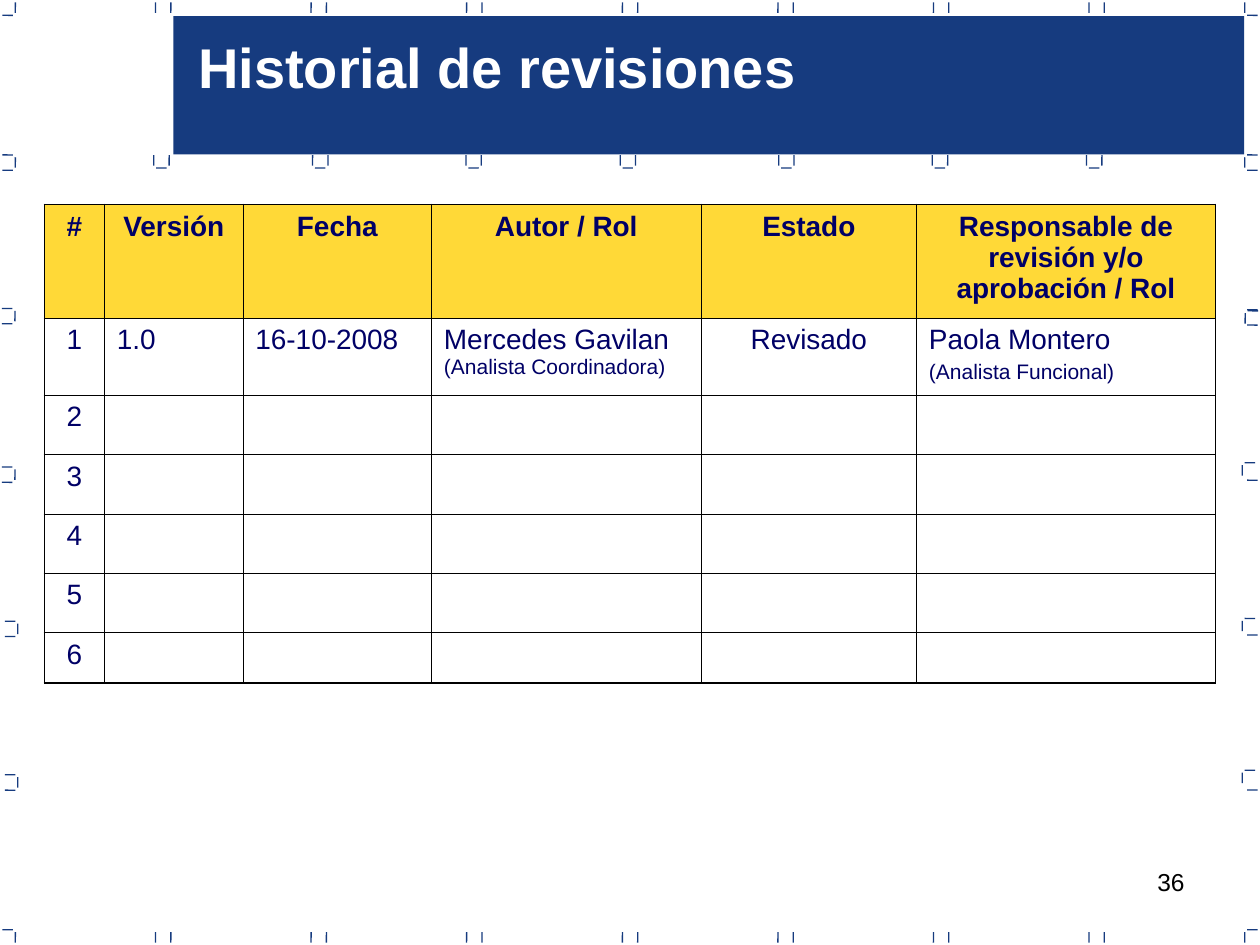
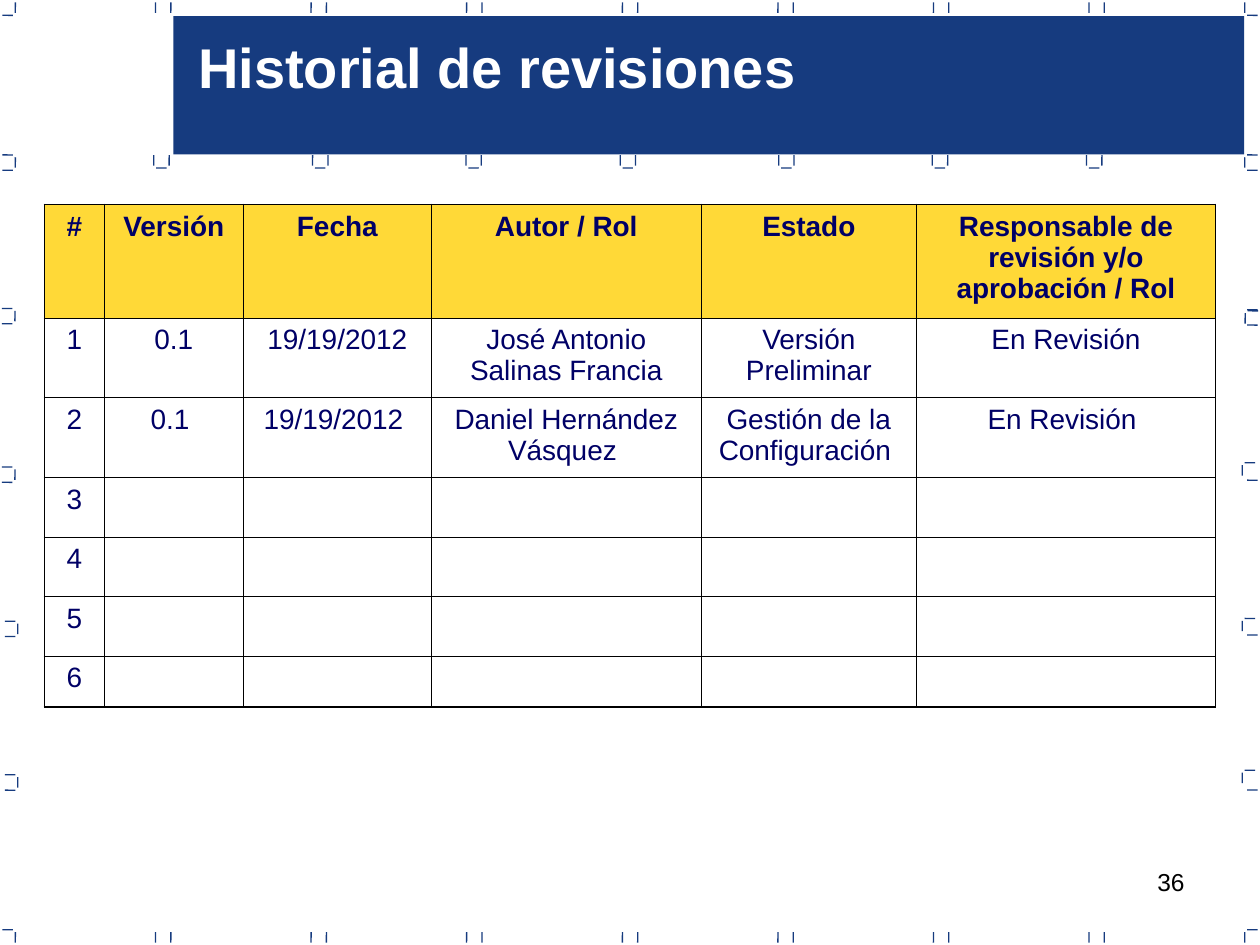
Before and after one commit to joansafr/Dev90PlusPlus, a slide deck: slide 36 of Area PP_PMC/7.0.1.23 Proceso de gestion de proyectos.ppt. Drawn at 1260x945 pixels with LibreOffice and Linux fonts; fonts in the diff are those of the drawing. Boxes give left, top, right and bottom in pixels: in the first picture for what was removed or moved away, otherwise in the second. Text is boxed around its words. In the diff, an @@ line names an element or a change of style, - is before the commit and + after.

```diff
--- a/Area PP_PMC/7.0.1.23 Proceso de gestion de proyectos.ppt
+++ b/Area PP_PMC/7.0.1.23 Proceso de gestion de proyectos.ppt
@@ table at (x1=44, y1=204, x2=1216, y2=692) @@
-row 2: 1 | 1.0 | 16-10-2008 | Mercedes Gavilan (Analista Coordinadora) | Revisado | Paola Montero / (Analista Funcional)
+row 2: 1 | 0.1 | 19/19/2012 | José Antonio Salinas Francia | Versión Preliminar | En Revisión
-row 3: 2 |  |  |  |  | 
+row 3: 2 | 0.1 | 19/19/2012 | Daniel Hernández Vásquez | Gestión de la Configuración | En Revisión
```
Also in this commit, not shown: 6 other slides changed, 6 other files.
